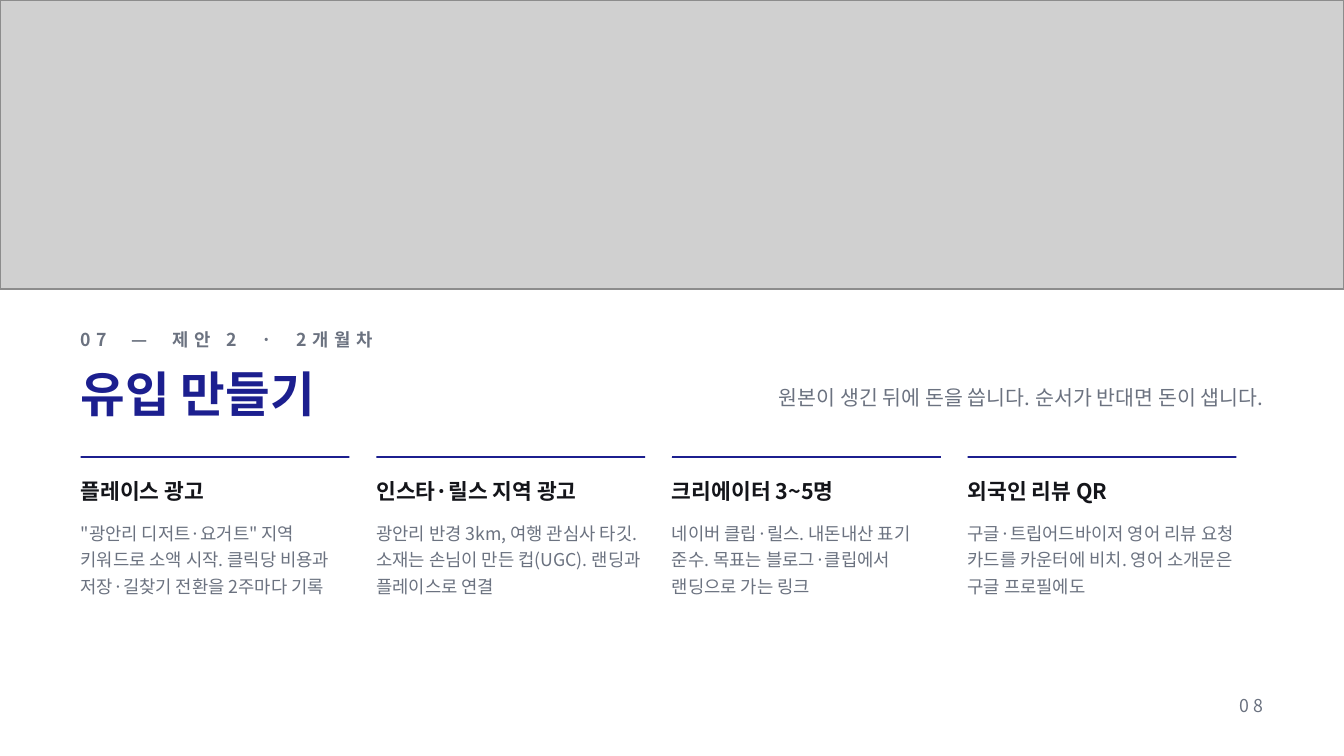
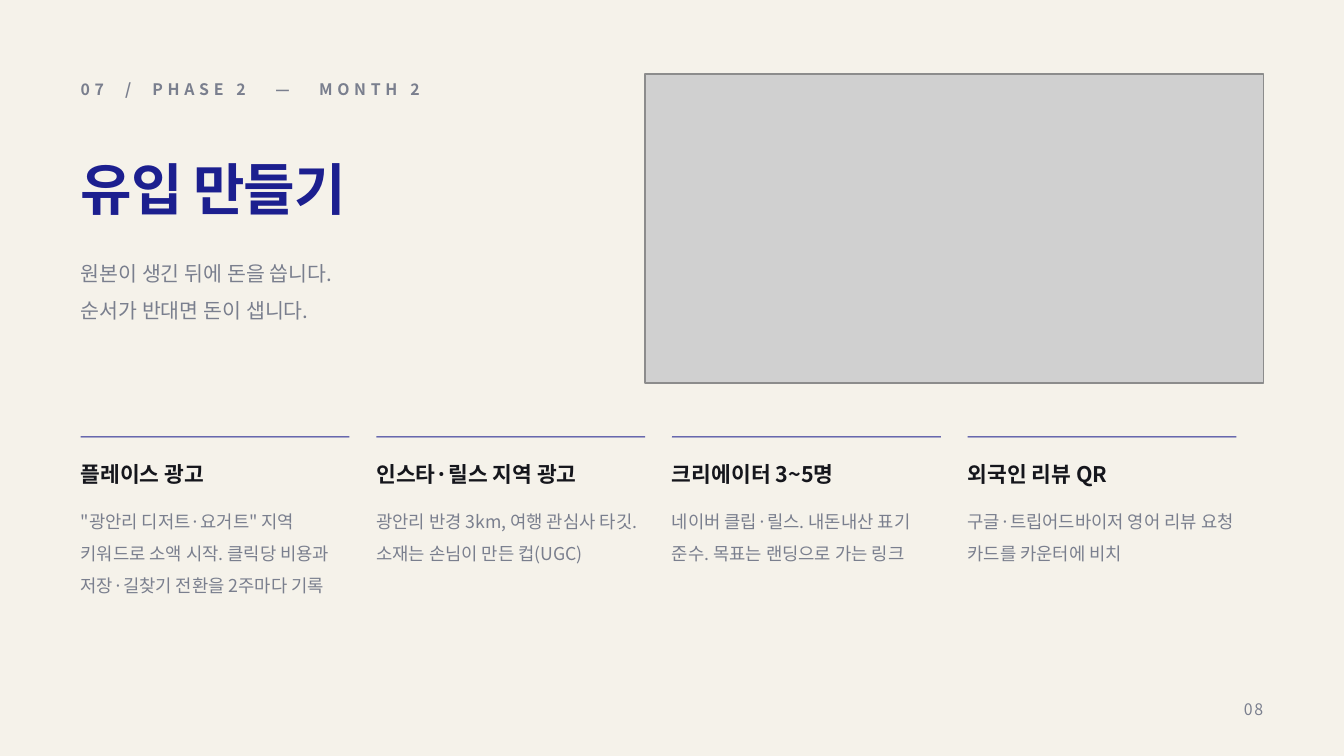
Before and after one commit to severaljama-hue/advertising-agency, a slide deck: slide 8 of docs/sydney-yogurt-lab/proposal.pptx. Drawn at 1344x756 pixels with LibreOffice and Linux fonts; fonts in the diff are those of the drawing; grey boxes stand for pictures. Boxes give left, top, right and bottom in pixels: in the first picture for what was removed or moved away, otherwise in the second. Text is boxed around its words. In the diff, an @@ line names an element or a change of style, - is before the commit and + after.

```diff
--- a/docs/sydney-yogurt-lab/proposal.pptx
+++ b/docs/sydney-yogurt-lab/proposal.pptx
@@ background #FFFFFF to #F5F2EA @@
@@ picture removed at (x1=0, y1=0, x2=1344, y2=289) @@
@@ text added at (x1=81, y1=83, x2=419, y2=95), 8.5 pt, text #7A7F8E, bold @@
+07 / PHASE 2 — MONTH 2
@@ picture added at (x1=645, y1=74, x2=1263, y2=383) @@
@@ text "유입 만들기" moved from (x1=81, y1=371, x2=315, y2=417) to (x1=81, y1=163, x2=346, y2=215) @@
@@ text "유입 만들기" at (x1=81, y1=163, x2=346, y2=215): size 26 to 30 pt, letter spacing 0 to -0.5 pt; line spacing 1 to 1.2 @@
@@ text at (x1=81, y1=264, x2=333, y2=320): text changed; text colour #6B7280 to #7A7F8E @@
-원본이 생긴 뒤에 돈을 씁니다. 순서가 반대면 돈이 샙니다.
+원본이 생긴 뒤에 돈을 씁니다.
+순서가 반대면 돈이 샙니다.
@@ text "원본이 생긴 뒤에 돈을 씁니다." at (x1=81, y1=264, x2=333, y2=320): vertical alignment middle to top @@
@@ text removed at (x1=81, y1=331, x2=373, y2=348) @@
-07 — 제안 2 · 2개월차
@@ line (81, 437) - (349, 437): stroke #1C1F8F 1 pt to #1C1F8F 0.5 pt @@
@@ line (376, 437) - (645, 437): stroke #1C1F8F 1 pt to #1C1F8F 0.5 pt @@
@@ line (672, 437) - (941, 437): stroke #1C1F8F 1 pt to #1C1F8F 0.5 pt @@
@@ 4 lines moved together from (x1=81, y1=457, x2=1236, y2=457) to (x1=81, y1=437, x2=1236, y2=437) @@
@@ line (968, 437) - (1236, 437): stroke #1C1F8F 1 pt to #1C1F8F 0.5 pt @@
@@ 4 texts moved together from (x1=81, y1=481, x2=1107, y2=504) to (x1=81, y1=464, x2=1107, y2=487) @@
@@ text colour #14151A to #15161C in 4 elements at (x1=81, y1=464, x2=205, y2=484), (x1=376, y1=464, x2=577, y2=484), (x1=672, y1=464, x2=834, y2=484), (x1=968, y1=464, x2=1107, y2=487) @@
@@ text ""광안리 디저트·요거트" 지역 키워드로 소액 ..." moved from (x1=81, y1=525, x2=329, y2=595) to (x1=81, y1=513, x2=329, y2=594) @@
@@ text ""광안리 디저트·요거트" 지역 키워드로 소액 ..." at (x1=81, y1=513, x2=329, y2=594): text colour #6B7280 to #7A7F8E; line spacing 1.25 to 1.5 @@
@@ text at (x1=376, y1=513, x2=638, y2=563): text changed; text colour #6B7280 to #7A7F8E @@
-광안리 반경 3km, 여행 관심사 타깃. 소재는 손님이 만든 컵(UGC). 랜딩과 플레이스로 연결
+광안리 반경 3km, 여행 관심사 타깃. 소재는 손님이 만든 컵(UGC)
@@ text at (x1=672, y1=513, x2=911, y2=562): text changed; text colour #6B7280 to #7A7F8E @@
-네이버 클립·릴스. 내돈내산 표기 준수. 목표는 블로그·클립에서 랜딩으로 가는 링크
+네이버 클립·릴스. 내돈내산 표기 준수. 목표는 랜딩으로 가는 링크
@@ text at (x1=968, y1=513, x2=1234, y2=562): text changed; text colour #6B7280 to #7A7F8E @@
-구글·트립어드바이저 영어 리뷰 요청 카드를 카운터에 비치. 영어 소개문은 구글 프로필에도
+구글·트립어드바이저 영어 리뷰 요청 카드를 카운터에 비치
@@ text "08" at (x1=1244, y1=703, x2=1263, y2=715): size 9.5 to 8.5 pt, text colour #6B7280 to #7A7F8E, letter spacing 2 to 1 pt @@
```
Also in this commit, not shown: 11 other slides changed, 1 other file.
